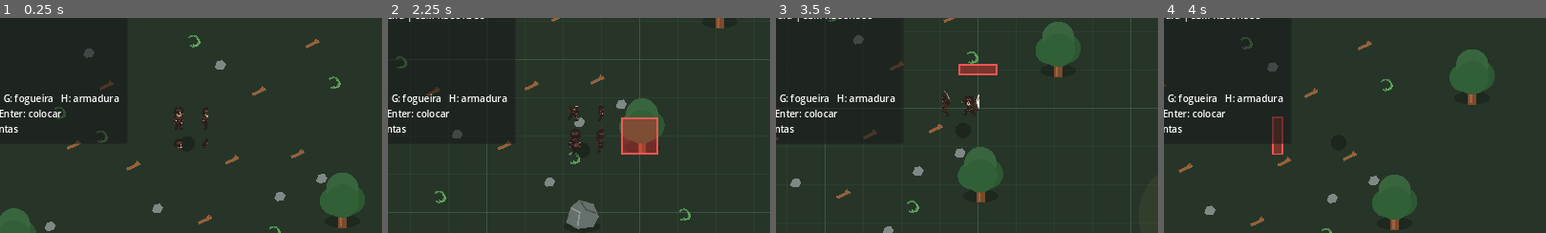
Above: before the commit, frames 1-4 (left to right).
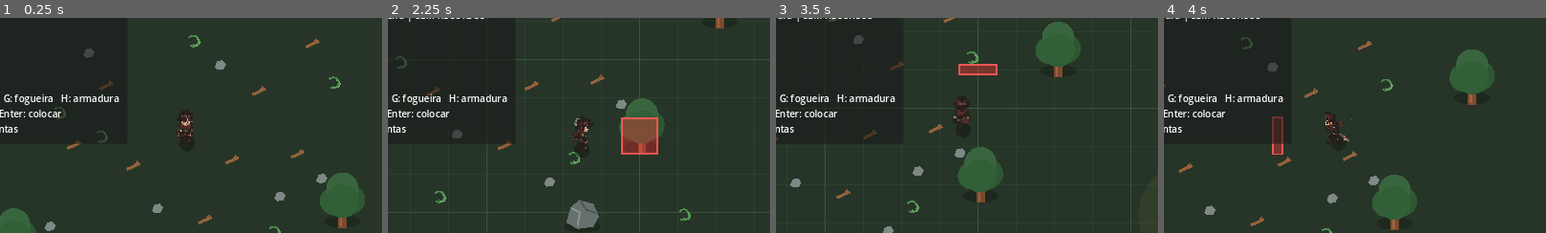
Above: after the commit, the same moments.

Repository: janduyankiingles-ops/Fantasy-Sandbox
Game: Godot game, scene res://scenes/main.tscn
Same seed, same stepped clock (60 frames per second), same inputs: the game is played once before the commit and once after it.
Inputs:
- Up to frame 1 (0.25 s): no input
- Up to frame 2 (2.25 s): tap Enter at 0.5 s; hold D 0.53-1.28 s; tap I at 0.6 s; tap Space at 0.77, 1.52 s; hold S 1.28-2.03 s; tap C at 1.35 s; hold D from 2.03 s (still down); tap B at 2.1 s
- Up to frame 3 (3.5 s): release D at 2.78 s; hold W from 2.78 s (still down); tap Q at 2.85 s; tap Space at 3.02 s
- Up to frame 4 (4 s): release W at 3.53 s; hold A from 3.53 s (still down); tap R at 3.6 s; tap Space at 3.77 s
The pictures show only the part of the screen within x 26-76%, y 23-73%; the shares and areas given below are measured in that part.

The runs differ from the first frame. In frame 1, 0.3% of the frame differs, in the area x 45-55%, y 42-61%; in frame 2, 0.4%, in the area x 47-57%, y 40-64%; in frame 3, 0.3%; in frame 4, 0.2%.

Commit message:
hotfix: adapt animation cells to compact validated atlas

Diff:
--- a/scripts/player_visual.gd
+++ b/scripts/player_visual.gd
@@ -1,13 +1,13 @@
 extends AnimatedSprite2D
 
 const ATLAS: Texture2D = preload("res://assets/player/player_atlas.png")
-const CELL_WIDTH: int = 48
-const CELL_HEIGHT: int = 54
+const CELL_WIDTH: int = 32
+const CELL_HEIGHT: int = 36
 
 func _ready() -> void:
 	texture_filter = CanvasItem.TEXTURE_FILTER_NEAREST
 	position = Vector2(0, -17)
-	scale = Vector2(1.5, 1.5)
+	scale = Vector2(2.25, 2.25)
 	z_index = 1
 	_build_sprite_frames()
 	play("idle_down")
